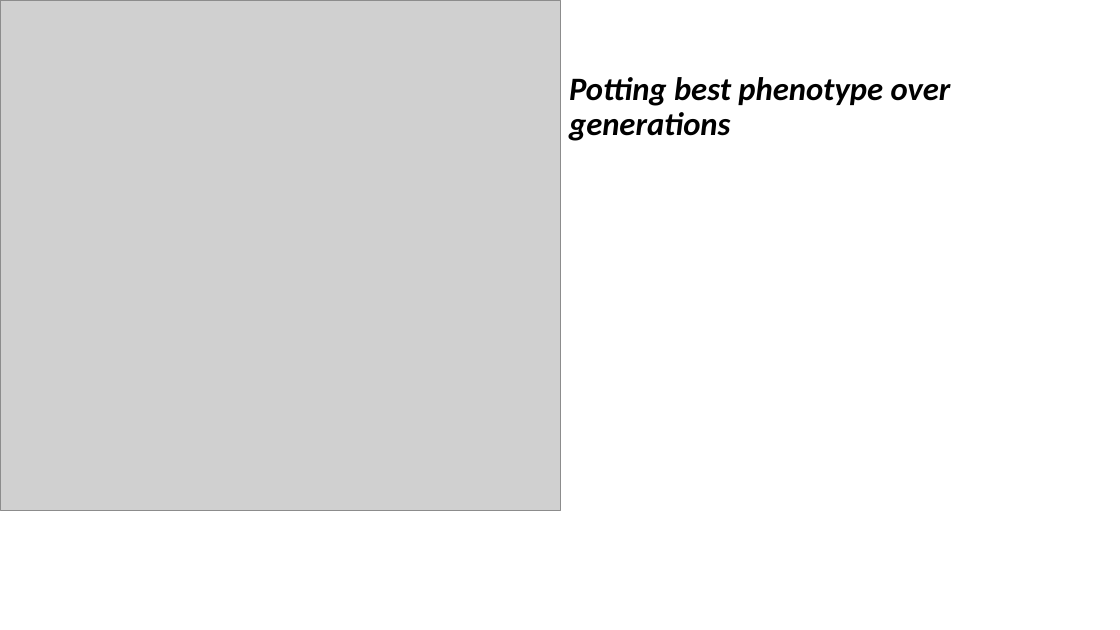
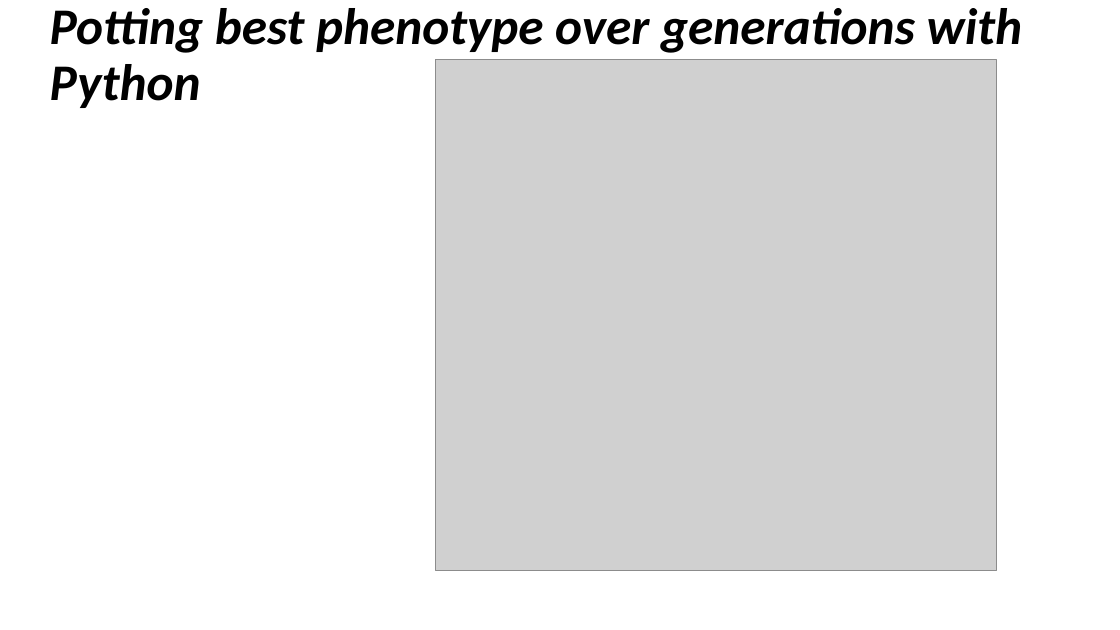
Before and after one commit to sanjeemax/MSc_AI_EA_assignment, a slide deck: slide 11 of EC_with_Jenetics_library.pptx (slide 4 before the commit). Drawn at 1120x630 pixels with LibreOffice and Linux fonts; fonts in the diff are those of the drawing; grey boxes stand for pictures. Boxes give left, top, right and bottom in pixels: in the first picture for what was removed or moved away, otherwise in the second. Text is boxed around its words. In the diff, an @@ line names an element or a change of style, - is before the commit and + after.

Commit message:
last commit

```diff
--- a/EC_with_Jenetics_library.pptx
+++ b/EC_with_Jenetics_library.pptx
@@ title at bbox=[50, 8, 1023, 108]: text changed; size 28 to 44 pt @@
-Potting best phenotype over generations
+Potting best phenotype over generations with Python
@@ picture: place and size @@
-picture at bbox=[0, 0, 560, 511]
+picture at bbox=[435, 60, 996, 571]
```
Also in this commit, not shown: 2 other slides changed, 8 slides added.
